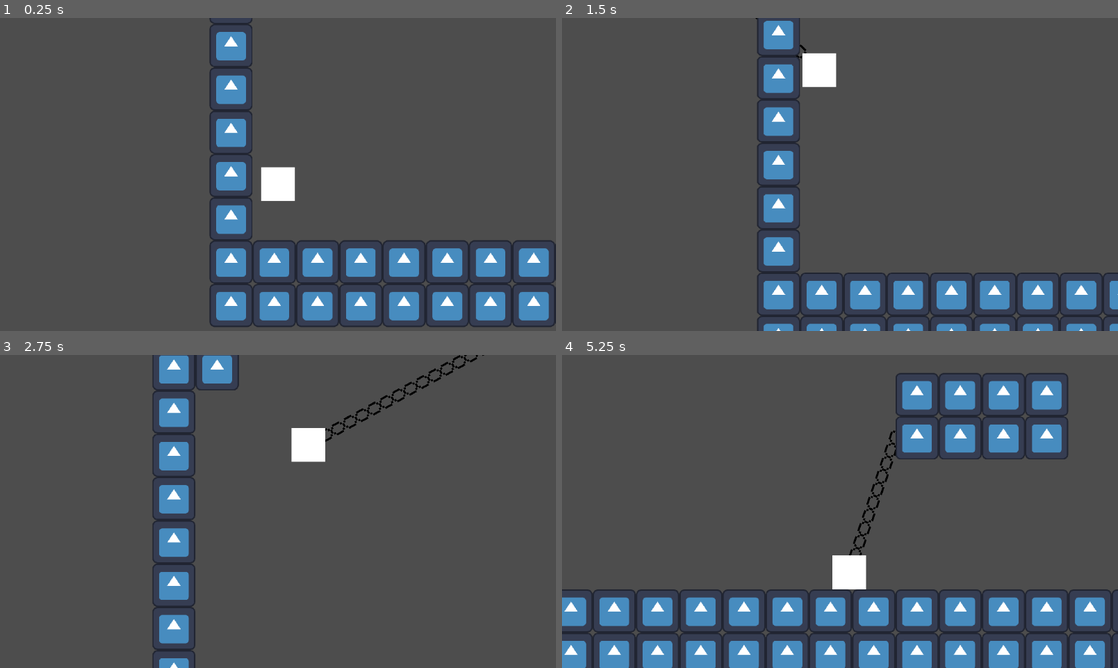
Above: before the commit, frames 1-4 (two rows, left to right).
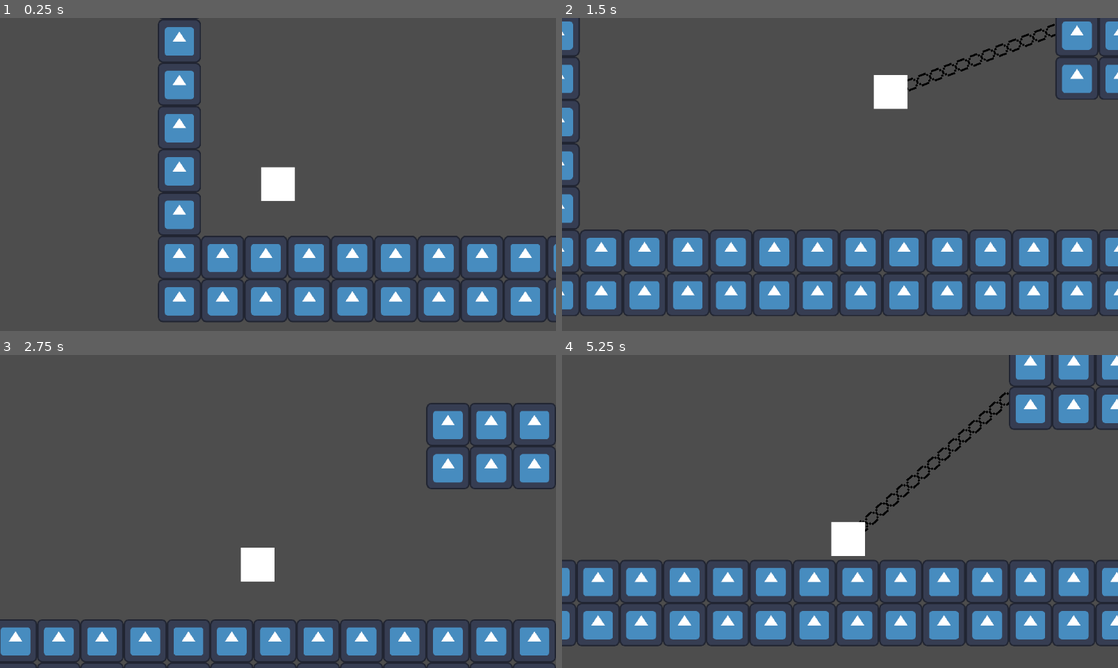
Above: after the commit, the same moments.

Repository: LitheFulminare/Operation-Venulysian
Game: Godot game, scene res://Game scenes/Prototyping.tscn
Same seed, same stepped clock (60 frames per second), same inputs: the game is played once before the commit and once after it. The engine's default icon, where the game draws it, is replaced by a stand-in: a white triangle on a blue panel in a dark square.
Inputs (mouse positions are in pixels of both pictures, inside the frame that each line leads up to):
- Up to frame 1 (0.25 s): no input
- Up to frame 2 (1.5 s): move the mouse to (962, 158) at 0.52 s; hold D (Right) from 0.53 s (still down); tap F (Grappling Hook) at 0.6 s; tap W (Up) at 0.77 s; move the mouse to (728, 190) at 1.27 s; tap Shift (Dash) at 1.35 s
- Up to frame 3 (2.75 s): tap W (Up) at 1.52 s; tap F (Grappling Hook) at 1.55, 2.1 s; move the mouse to (333, 442) at 2.02 s; release D (Right) at 2.03 s; hold A (Left) from 2.03 s (still down)
- Up to frame 4 (5.25 s): move the mouse to (812, 574) at 2.77 s; release A (Left) at 2.78 s; hold D (Right) 2.78-4.28 s; click (812, 574) at 2.85 s; tap W (Up) at 3.02, 3.77, 4.52 s; tap F (Grappling Hook) at 3.05, 3.6, 4.55, 5.1 s; move the mouse to (1006, 558) at 3.52 s; move the mouse to (673, 464) at 4.27 s; hold A (Left) 4.28-5.03 s; tap Shift (Dash) at 4.35 s; move the mouse to (867, 511) at 5.02 s; hold D (Right) from 5.03 s (still down)

The runs differ from the first frame. In frame 1, 18% of the frame differs, in the area x 28-100%, y 0-99%; in frame 2, 23%; in frame 3, 19%; in frame 4, 33%, in the area x 0-100%, y 0-100%.

Commit message:
deleted old grappling hook stuff & other changes
added cooldown to grappling hook and player can jump on air after using grappling hook

Diff:
--- a/Operation Venulysian/Game scenes/Prototyping.tscn
+++ b/Operation Venulysian/Game scenes/Prototyping.tscn
@@ -18,13 +18,8 @@
 [node name="Prototyping" type="Node2D"]
 
 [node name="Player" parent="." instance=ExtResource("1_y2bou")]
-position = Vector2(203, 573)
-
-[node name="Line2D" parent="Player/Grappling Hook Controller" index="1"]
-points = PackedVector2Array(252, 554.25, 698, 205.25)
+position = Vector2(356, 587)
 
 [node name="TileMapLayer" type="TileMapLayer" parent="."]
 tile_map_data = PackedByteArray("AAAAAAcAAAAAAAAAAAABAAcAAAAAAAAAAAACAAcAAAAAAAAAAAACAAYAAAAAAAAAAAABAAYAAAAAAAAAAAAAAA …(1616 unchanged characters)…
 tile_set = SubResource("TileSet_w2dvv")
-
-[editable path="Player"]
--- a/Operation Venulysian/Player/grappling_hook_controller.gd
+++ b/Operation Venulysian/Player/grappling_hook_controller.gd
@@ -5,30 +5,36 @@
 @export var player: Player
 @export var line2d: Line2D
 @export var raycast: RayCast2D
+@export var cooldown_timer: Timer
 
 @export_group("Parameters")
 @export var player_speed: float = 500
 @export var grappling_speed: float = 40
 @export var max_grappling_speed: float = 500
 @export var hovering_friction: float = 10
+@export var coolddown_duration: float = 3;
 
 var raycast_collision_point: Vector2
 var mouse_position: Vector2
 var hovering: bool = false
+var is_on_cooldown: bool
 
 func _ready() -> void:
+	cooldown_timer.wait_time = coolddown_duration
 	line2d.visible = false
 
 func _physics_process(delta: float) -> void:
 	if Input.is_action_just_pressed("Grappling Hook"):
 		if player.is_in_grappling_hook:
 			stop_using_grappling_hook()
-		else:
+		elif !is_on_cooldown:
 			use_grappling_hook()
 
 ## Called once when the player presses Grappling Hook button
 func use_grappling_hook() -> void:
+	is_on_cooldown = true
 	player.is_in_grappling_hook = true
+	player.movement_component.double_jump_active = true
 
 	mouse_position =  get_global_mouse_position()
 
@@ -61,6 +67,10 @@
 	player.move_and_slide()
 
 func stop_using_grappling_hook() -> void:
+	cooldown_timer.start()
 	player.is_in_grappling_hook = false
 	line2d.visible = false
 	hovering = true
+
+func _on_grappling_hook_cooldown_timeout() -> void:
+	is_on_cooldown = false
--- a/Operation Venulysian/Player/player.tscn
+++ b/Operation Venulysian/Player/player.tscn
@@ -8,12 +8,6 @@
 
 [sub_resource type="RectangleShape2D" id="RectangleShape2D_k53q1"]
 size = Vector2(146, 167.5)
-
-[sub_resource type="Curve2D" id="Curve2D_btcbx"]
-_data = {
-"points": PackedVector2Array(0, 0, 0, 0, 0, 0, -250, -250, 0, 0, 475, -548)
-}
-point_count = 2
 
 [sub_resource type="RectangleShape2D" id="RectangleShape2D_vfyey"]
 size = Vector2(100, 100)
@@ -34,7 +28,7 @@
 jump_velocity = 450.0
 jump_release_deceleration = 0.35
 
-[node name="Attack Controller" type="Node" parent="." node_paths=PackedStringArray("player", "attack_window_timer", "sword_hitbox", "sword_hit_window_timer")]
+[node name="Attack Controller" type="Node2D" parent="." node_paths=PackedStringArray("player", "attack_window_timer", "sword_hitbox", "sword_hit_window_timer")]
 script = ExtResource("3_k53q1")
 player = NodePath("..")
 attack_window_timer = NodePath("Combo window timer")
@@ -55,22 +49,16 @@
 position = Vector2(94, -31.25)
 shape = SubResource("RectangleShape2D_k53q1")
 
-[node name="Grappling Hook Controller" type="Node2D" parent="." node_paths=PackedStringArray("player", "line2d", "raycast")]
+[node name="Grappling Hook Controller" type="Node2D" parent="." node_paths=PackedStringArray("player", "line2d", "raycast", "cooldown_timer")]
 script = ExtResource("3_btcbx")
 player = NodePath("..")
 line2d = NodePath("Line2D")
 raycast = NodePath("RayCast2D")
+cooldown_timer = NodePath("Grappling Hook Cooldown")
 player_speed = 1.65
 grappling_speed = 35.0
 max_grappling_speed = 800.0
 hovering_friction = 9.0
-
-[node name="Path2D" type="Path2D" parent="Grappling Hook Controller"]
-curve = SubResource("Curve2D_btcbx")
-
-[node name="PathFollow2D" type="PathFollow2D" parent="Grappling Hook Controller/Path2D"]
-rotation = -0.856636
-loop = false
 
 [node name="Line2D" type="Line2D" parent="Grappling Hook Controller"]
 texture_repeat = 2
@@ -80,6 +68,9 @@
 texture_mode = 1
 
 [node name="RayCast2D" type="RayCast2D" parent="Grappling Hook Controller"]
+
+[node name="Grappling Hook Cooldown" type="Timer" parent="Grappling Hook Controller"]
+one_shot = true
 
 [node name="Dash Duration" type="Timer" parent="."]
 wait_time = 0.2
@@ -109,5 +100,6 @@
 
 [connection signal="timeout" from="Attack Controller/Combo window timer" to="Attack Controller" method="_on_combo_window_timer_timeout"]
 [connection signal="timeout" from="Attack Controller/Sword hit window" to="Attack Controller" method="_on_sword_hit_window_timeout"]
+[connection signal="timeout" from="Grappling Hook Controller/Grappling Hook Cooldown" to="Grappling Hook Controller" method="_on_grappling_hook_cooldown_timeout"]
 [connection signal="timeout" from="Dash Duration" to="Movement Controller" method="_on_dash_duration_timeout"]
 [connection signal="timeout" from="Dash Cooldown" to="Movement Controller" method="_on_dash_cooldown_timeout"]
Not shown: 1 places in Operation Venulysian/Player/player.tscn that only renumber resources
